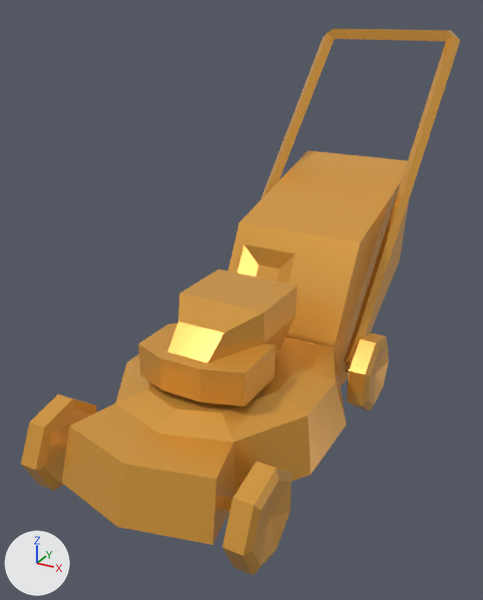
The glTF model public/models/lawn-mower.glb as it was, and as the next commit left it.
Both versions are drawn from a 50 mm lens placed at (0.87, -1.51, 1.21), pointed at (-0.09, 0.24, 0.33). Every picture has the same lights, and +X, +Y and +Z are marked at lower left. Where no turn or scale is listed for an object, it has been applied to the vertices.

In view in the first picture: 'lawn-mower'.
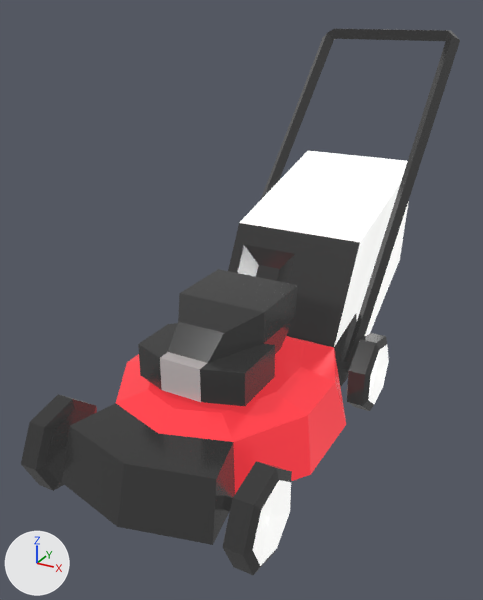
Pixel boxes (x1, y1, x2, y2) of what changed, in the pictures (483 x 600 px):
'lawn-mower', recoloured
    both: (21, 29, 460, 575)

The change, as a diff of the scene's bpy script:
```diff
--- a/public/models/lawn-mower.glb.py
+++ b/public/models/lawn-mower.glb.py
@@ img_base @@
+img_base = load_image('base', '_unpacked/base', 1024, 1024, 'sRGB')
@@ mat_lowpoly_colors_001 @@
+mat_lowpoly_colors_001 = bpy.data.materials.new('LOWPOLY-COLORS.001')
+# uses the picture img_base
@@ me_lawn_mower @@
 me_lawn_mower.from_pydata(...)  # 252 vertices, 446 faces; spans x -0.35..0.35, y -0.54..1.34, z -0.03..1.12
-me_lawn_mower.materials.append(mat_lowpoly_colors)  # orange #e7a747
+me_lawn_mower.materials.append(mat_lowpoly_colors_001)
```
